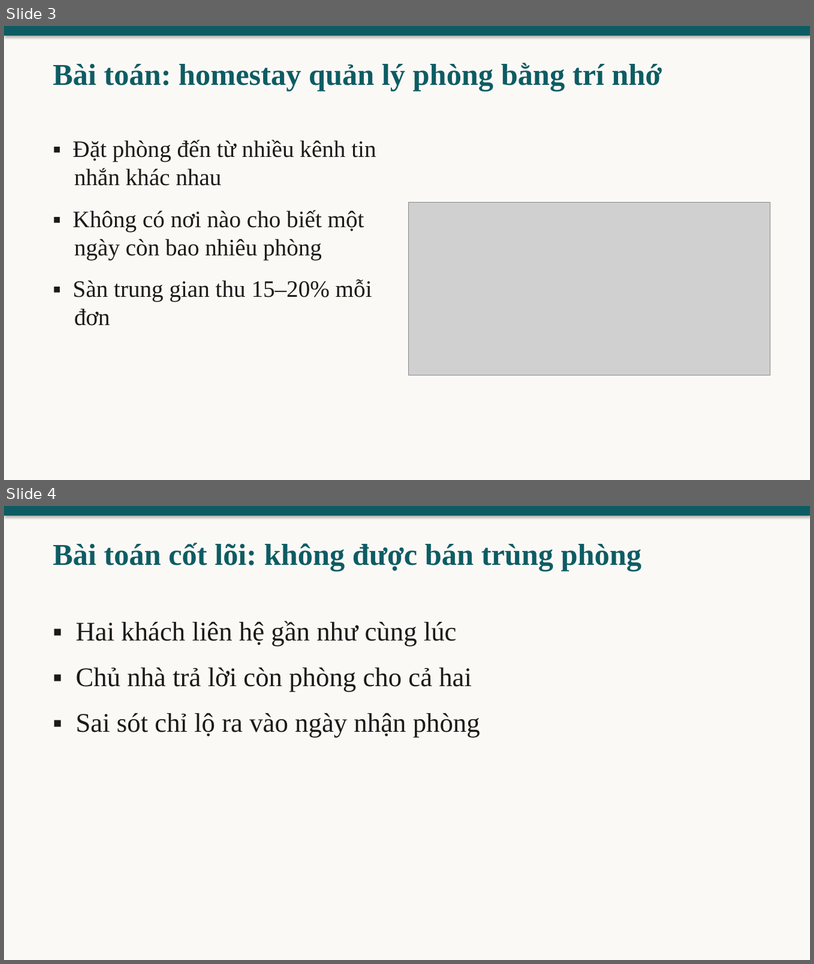
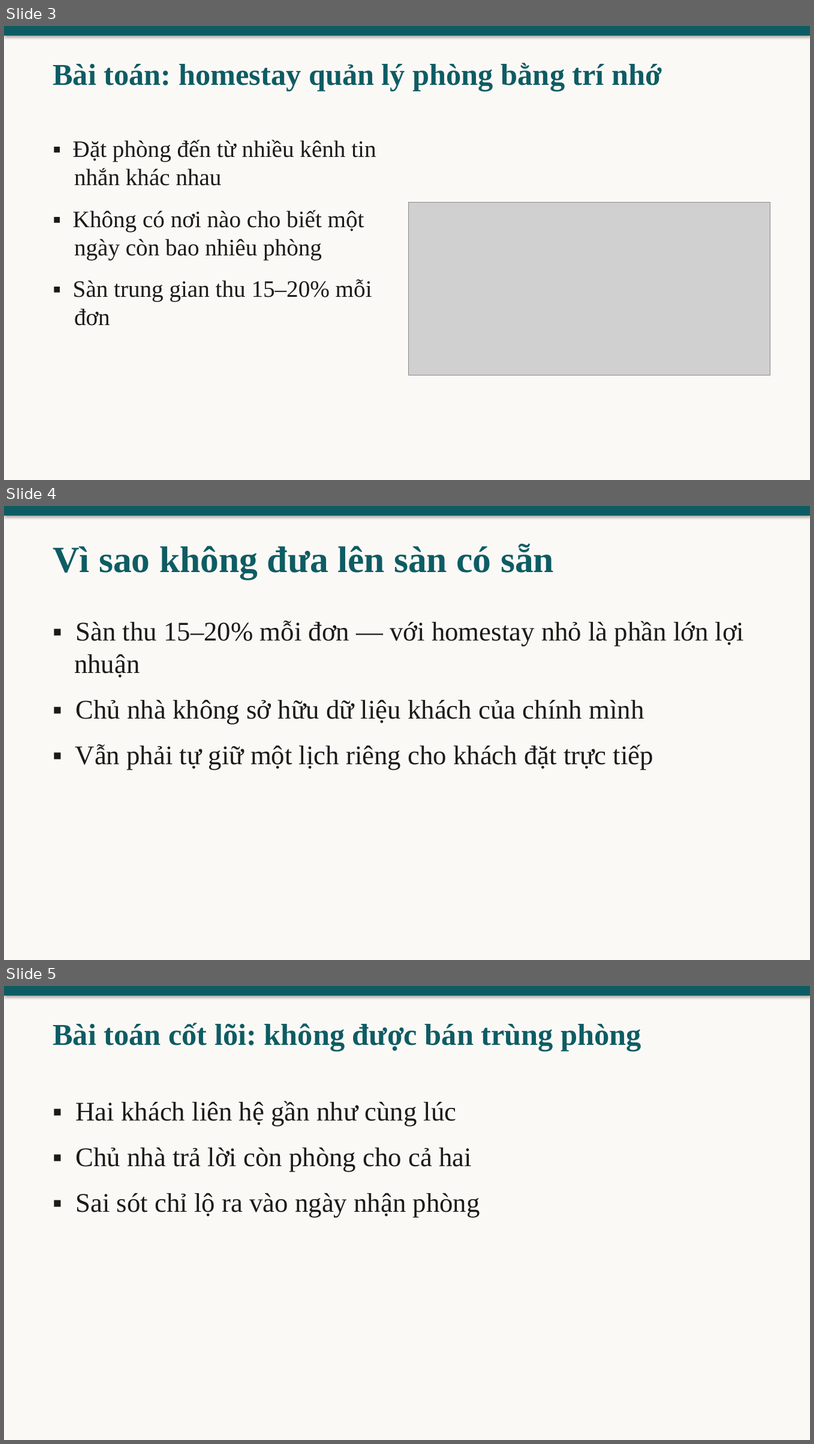
Before and after one commit to nhquan403/cn-dx23tt11-nguyenhongquan-homestay-tvu, a slide deck: thesis/abs/slide-bao-ve.pptx. Shown one above the other, each under a label of ours: slides 3 and 4 before the commit, slides 3, 4 and 5 after it. The pictures are 814x964 and 814x1444 pixels, drawn with LibreOffice and Linux fonts; fonts in the diff are those of the drawing; grey boxes stand for pictures. Boxes give left, top, right and bottom in pixels: in the first picture for what was removed or moved away, otherwise in the second. Text is boxed around its words. In the diff, an @@ line names an element or a change of style, - is before the commit and + after.

```diff
--- a/thesis/abs/slide-bao-ve.pptx
+++ b/thesis/abs/slide-bao-ve.pptx
@@ slide 4 added at (4,506,810,960), background #FBF9F6 @@
@@ rectangle added at (4,506,810,516), fill #0E5C63 @@
@@ text added at (53,543,554,579), 44 pt, text #0E5C63, bold @@
+Vì sao không đưa lên sàn có sẵn
@@ text added at (74,620,745,770), 32 pt, text #1A1A17 @@
+▪ Sàn thu 15–20% mỗi đơn — với homestay nhỏ là phần lớn lợi nhuận
+▪ Chủ nhà không sở hữu dữ liệu khách của chính mình
+▪ Vẫn phải tự giữ một lịch riêng cho khách đặt trực tiếp
@@ what was slide 4 is now slide 5 @@
```
Also in this commit, not shown: 6 other slides added, 6 other files.
